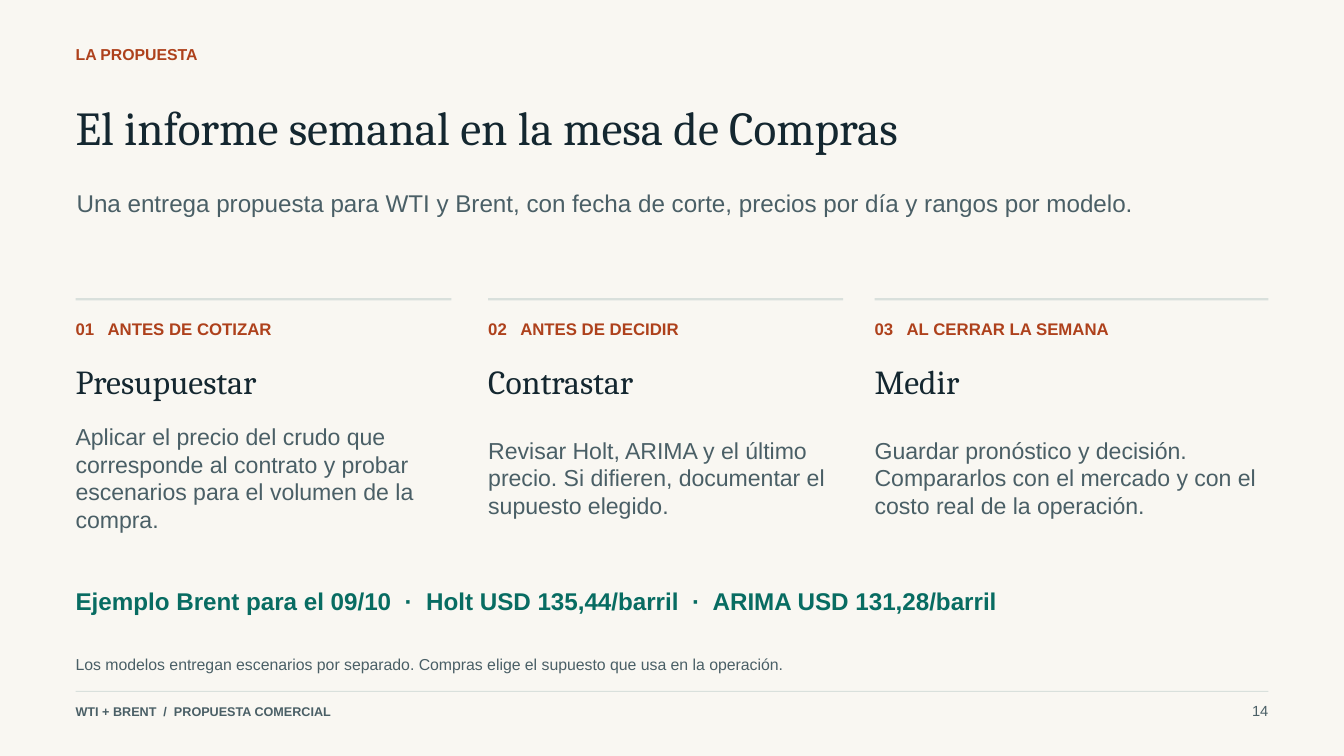
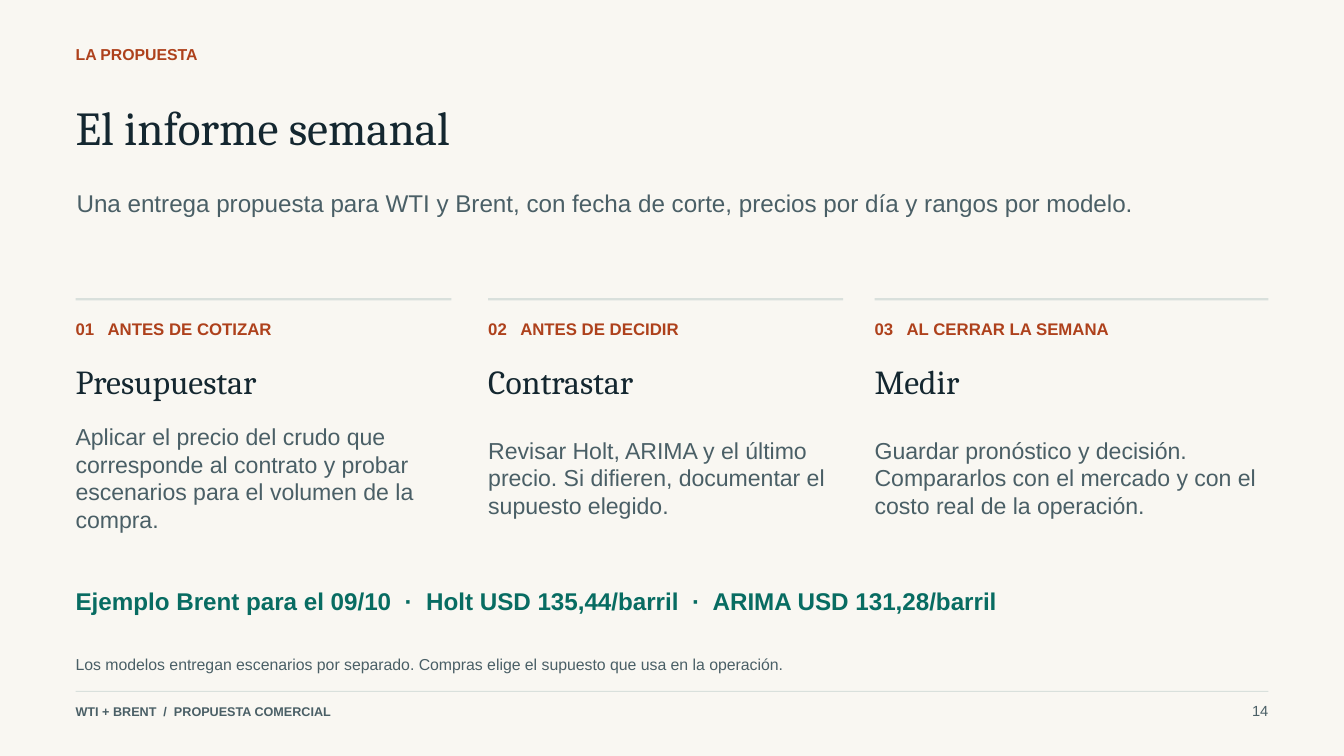
Before and after one commit to Ragnar88/TecYMetAvCsD, a slide deck: slide 14 of output/presentacion/pitch_modelos_petroleo_comercial.pptx. Drawn at 1344x756 pixels with LibreOffice and Linux fonts; fonts in the diff are those of the drawing. Boxes give left, top, right and bottom in pixels: in the first picture for what was removed or moved away, otherwise in the second. Text is boxed around its words. In the diff, an @@ line names an element or a change of style, - is before the commit and + after.

```diff
--- a/output/presentacion/pitch_modelos_petroleo_comercial.pptx
+++ b/output/presentacion/pitch_modelos_petroleo_comercial.pptx
@@ text at (76, 111, 450, 146): text changed @@
-El informe semanal en la mesa de Compras
+El informe semanal
```
Also in this commit, not shown: 8 other slides changed.
